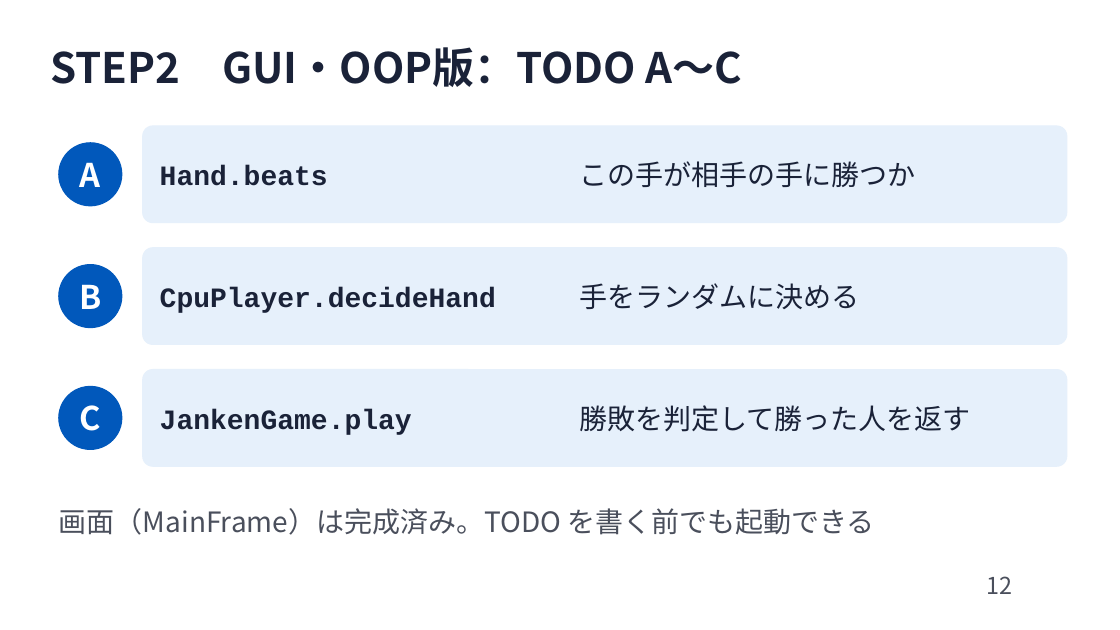
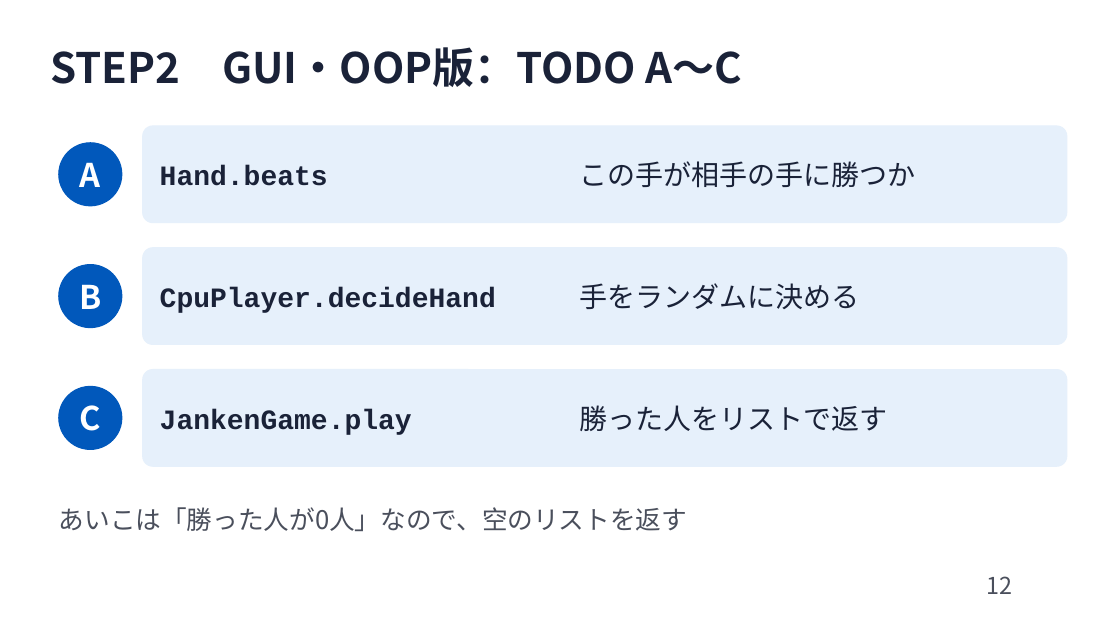
Before and after one commit to user00-practice/janken-oop-taiken, a slide deck: slide 12 of teacher/slides_janken-oop.pptx. Drawn at 1120x630 pixels with LibreOffice and Linux fonts; fonts in the diff are those of the drawing; background and template pictures are left out. Boxes give left, top, right and bottom in pixels: in the first picture for what was removed or moved away, otherwise in the second. Text is boxed around its words. In the diff, an @@ line names an element or a change of style, - is before the commit and + after.

```diff
--- a/teacher/slides_janken-oop.pptx
+++ b/teacher/slides_janken-oop.pptx
@@ text at (580,405,888,431): text changed @@
-勝敗を判定して勝った人を返す
+勝った人をリストで返す
@@ text at (59,507,687,531): text changed; size 24 to 22 pt @@
-画面（MainFrame）は完成済み。TODO を書く前でも起動できる
+あいこは「勝った人が0人」なので、空のリストを返す
```
Also in this commit, not shown: 1 other slide changed, 8 other files.
